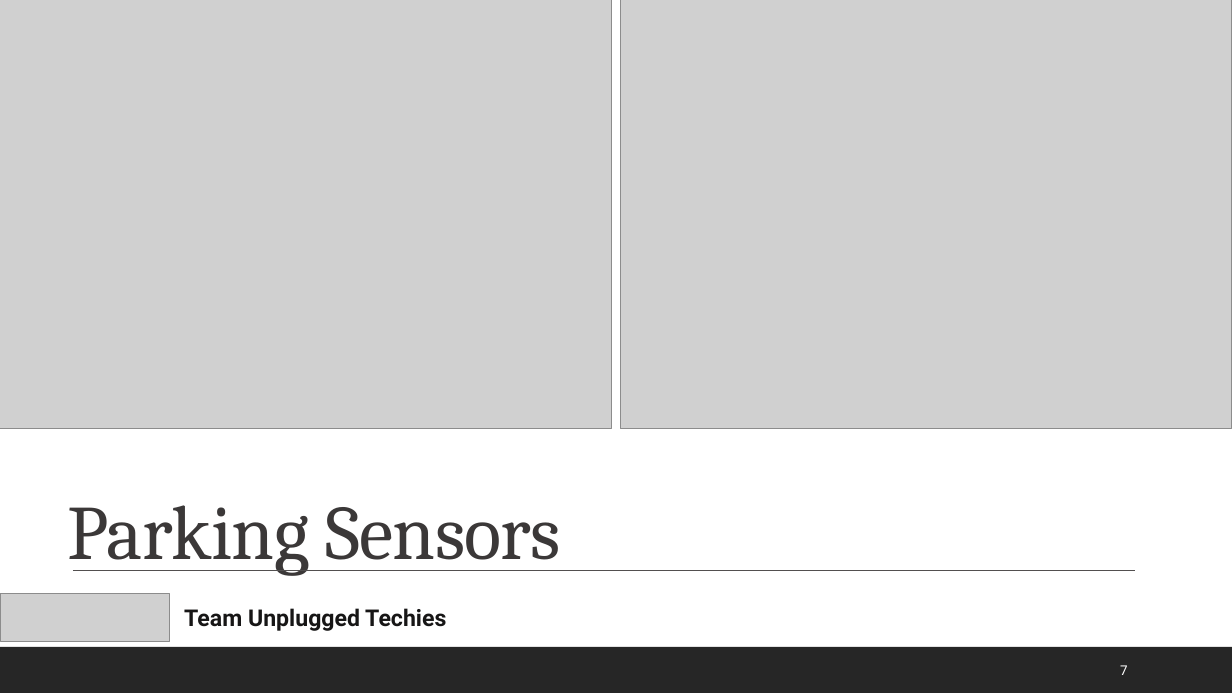
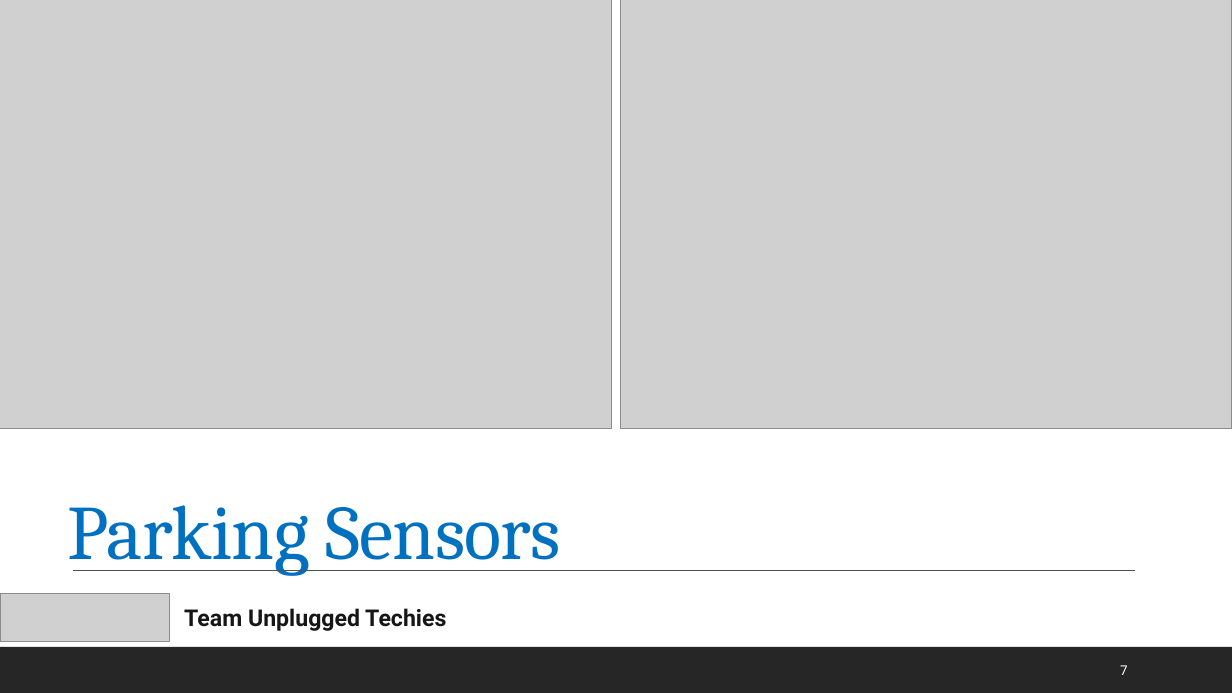
Before and after one commit to rajeshkanaka/parkurwheels, a slide deck: slide 7 of ParkUrWheels PPT.pptx. Drawn at 1232x693 pixels with LibreOffice and Linux fonts; fonts in the diff are those of the drawing; grey boxes stand for pictures. Boxes give left, top, right and bottom in pixels: in the first picture for what was removed or moved away, otherwise in the second. Text is boxed around its words. In the diff, an @@ line names an element or a change of style, - is before the commit and + after.

```diff
--- a/ParkUrWheels PPT.pptx
+++ b/ParkUrWheels PPT.pptx
@@ title "Parking Sensors" at <box>68,505,561,576</box>: text colour #3B3838 to #0070C0 @@
```
Also in this commit, not shown: 6 other slides changed.
